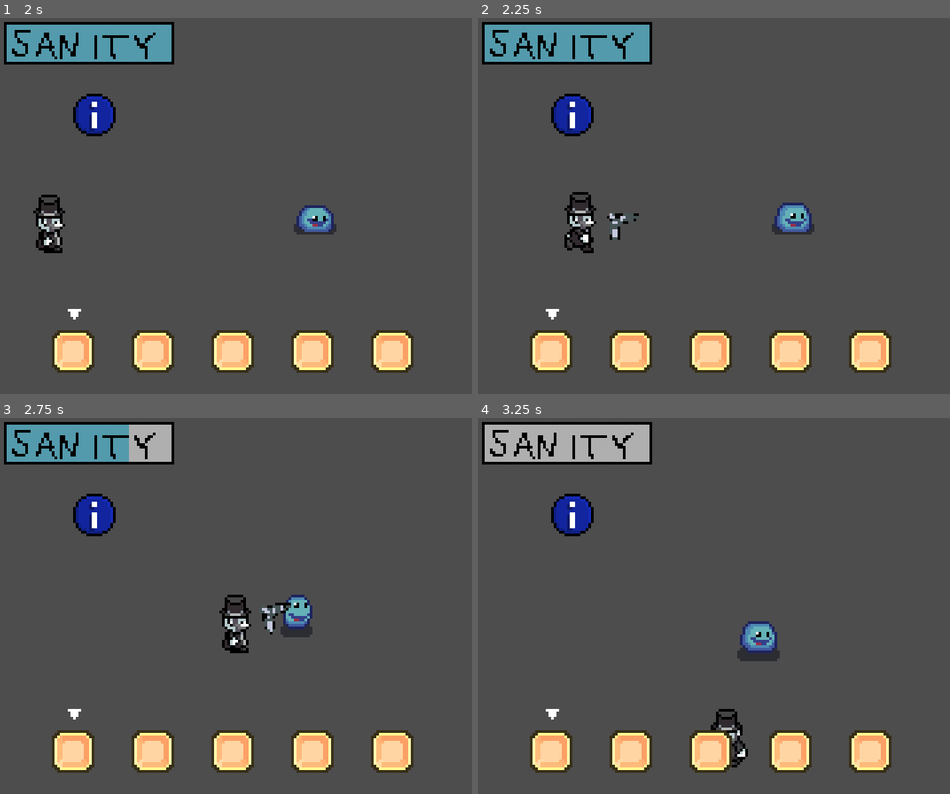
Above: before the commit, frames 1-4 (two rows, left to right).
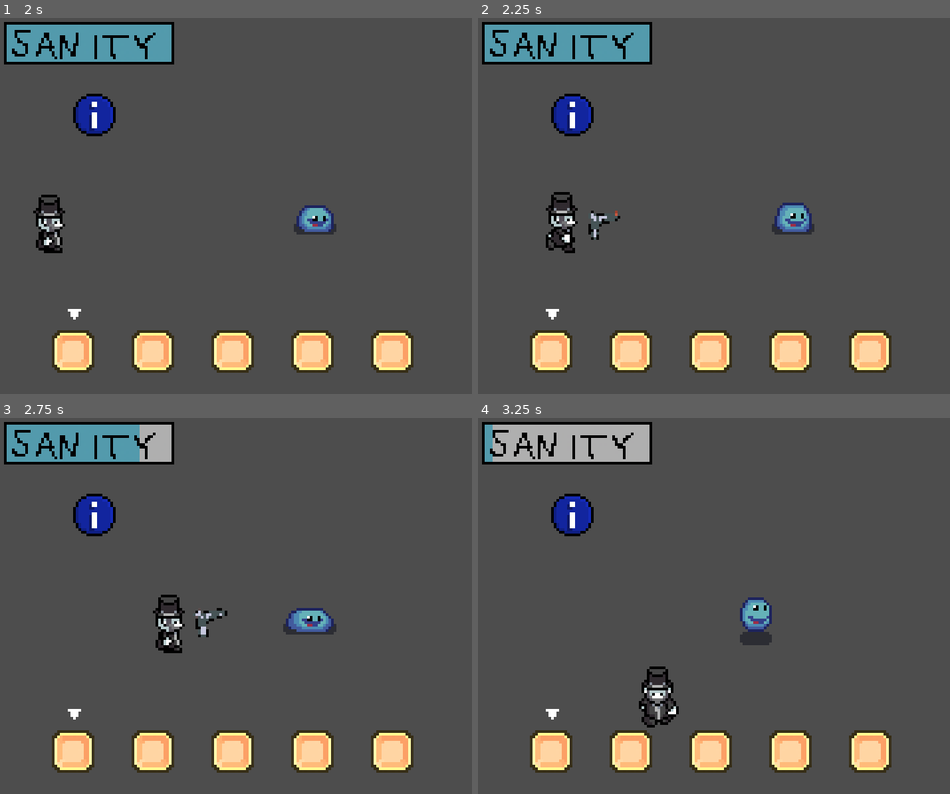
Above: after the commit, the same moments.

Repository: USV-GAM236-SPR24/Smog
Game: Godot game, scene res://scenes/main_menu_ui.tscn
Two runs of this game, one before a commit and one after it. Both use one fixed random seed, a clock stepped at 60 frames per second and the inputs below.
Inputs (mouse positions are in pixels of both pictures, inside the frame that each line leads up to):
- Up to frame 1 (2 s): click "START" at 0.5 s; click (70, 352) at 1.27 s
- Up to frame 2 (2.25 s): tap Enter at 2 s; move the mouse to (817, 183) at 2.02 s; hold D (right) from 2.03 s (still down); hold Right mouse button (shoot_mode) from 2.03 s (still down); click (817, 183) at 2.1 s
- Up to frame 3 (2.75 s): keep holding D (right); keep holding Right mouse button (shoot_mode); tap Space at 2.27 s
- Up to frame 4 (3.25 s): move the mouse to (614, 621) at 2.77 s; release D (right) at 2.78 s; release Right mouse button (shoot_mode) at 2.78 s; hold S (down) from 2.78 s (still down); right-click (614, 621) at 2.85 s; tap Space at 3.02 s; click (614, 621) at 3.05 s

Frame 1 is identical in both runs. In frame 2, 1.4% of the frame differs, in the area x 14-35%, y 46-63%; in frame 3, 2.6%, in the area x 27-72%, y 1-63%; in frame 4, 2.5%.

Commit message:
Refactored Gun and added Axe
Gun removed from being built into Player, now its own scene. Added an Axe to Player, it is built in for now. Code is rough but basic functionality works for the most part. Renamed some functions as well to more accurately describe their functionality. Mouse Button 5 or Right Bumper for Melee. Controller is supported for all actions now including Axe.

Diff:
--- a/Smog/project.godot
+++ b/Smog/project.godot
@@ -145,6 +145,12 @@
 "events": [Object(InputEventJoypadMotion,"resource_local_to_scene":false,"resource_name":"","device":-1,"axis":3,"axis_value":1.0,"script":null)
 ]
 }
+swing={
+"deadzone": 0.5,
+"events": [Object(InputEventMouseButton,"resource_local_to_scene":false,"resource_name":"","device":-1,"window_id":0,"alt_pressed":false,"shift_pressed":false,"ctrl_pressed":false,"meta_pressed":false,"button_mask":256,"position":Vector2(88, 23),"global_position":Vector2(92, 64),"factor":1.0,"button_index":9,"canceled":false,"pressed":true,"double_click":false,"script":null)
+, Object(InputEventJoypadButton,"resource_local_to_scene":false,"resource_name":"","device":-1,"button_index":10,"pressure":0.0,"pressed":true,"script":null)
+]
+}
 
 [layer_names]
 
--- a/Smog/scenes/fodder.tscn
+++ b/Smog/scenes/fodder.tscn
@@ -133,6 +133,7 @@
 radius = 28.0179
 
 [sub_resource type="CircleShape2D" id="CircleShape2D_7sue0"]
+radius = 11.0
 
 [node name="Fodder" type="CharacterBody2D"]
 motion_mode = 1
--- a/Smog/scenes/player.tscn
+++ b/Smog/scenes/player.tscn
@@ -1,8 +1,9 @@
-[gd_scene load_steps=9 format=3 uid="uid://beglrerj5k48"]
+[gd_scene load_steps=18 format=3 uid="uid://beglrerj5k48"]
 
 [ext_resource type="Script" path="res://scripts/player.gd" id="1_n7sla"]
 [ext_resource type="SpriteFrames" uid="uid://d3nvx623kxadr" path="res://art/animations/player/player_spriteframes.tres" id="2_dmvm8"]
 [ext_resource type="PackedScene" uid="uid://b70pj2rlxtaka" path="res://scenes/weapons/gun.tscn" id="3_b7pyv"]
+[ext_resource type="Texture2D" uid="uid://laaykrl2wmun" path="res://art/animations/player/Wilton_Axe_swing_sheet.png" id="4_qikmu"]
 
 [sub_resource type="RectangleShape2D" id="RectangleShape2D_yuupm"]
 size = Vector2(12, 22)
@@ -12,16 +13,118 @@
 
 [sub_resource type="Animation" id="Animation_e8jxc"]
 length = 0.001
+tracks/0/type = "value"
+tracks/0/imported = false
+tracks/0/enabled = true
+tracks/0/path = NodePath("AxeSwingSprite:frame")
+tracks/0/interp = 1
+tracks/0/loop_wrap = true
+tracks/0/keys = {
+"times": PackedFloat32Array(0),
+"transitions": PackedFloat32Array(1),
+"update": 1,
+"values": [0]
+}
 
 [sub_resource type="Animation" id="Animation_hgtkh"]
 resource_name = "muzzle_flash"
 length = 0.5
 
+[sub_resource type="Animation" id="Animation_n61se"]
+resource_name = "swing_down"
+length = 0.4
+tracks/0/type = "value"
+tracks/0/imported = false
+tracks/0/enabled = true
+tracks/0/path = NodePath("AxeSwingSprite:frame")
+tracks/0/interp = 1
+tracks/0/loop_wrap = true
+tracks/0/keys = {
+"times": PackedFloat32Array(0, 0.1, 0.2, 0.3, 0.4),
+"transitions": PackedFloat32Array(1, 1, 1, 1, 1),
+"update": 1,
+"values": [0, 1, 2, 3, 4]
+}
+
+[sub_resource type="Animation" id="Animation_j5a6o"]
+resource_name = "swing_left"
+length = 0.3
+tracks/0/type = "value"
+tracks/0/imported = false
+tracks/0/enabled = true
+tracks/0/path = NodePath("AxeSwingSprite:frame")
+tracks/0/interp = 1
+tracks/0/loop_wrap = true
+tracks/0/keys = {
+"times": PackedFloat32Array(0, 0.1, 0.2, 0.3),
+"transitions": PackedFloat32Array(1, 1, 1, 1),
+"update": 1,
+"values": [18, 17, 16, 15]
+}
+
+[sub_resource type="Animation" id="Animation_bftjl"]
+resource_name = "swing_right"
+length = 0.3
+tracks/0/type = "value"
+tracks/0/imported = false
+tracks/0/enabled = true
+tracks/0/path = NodePath("AxeSwingSprite:frame")
+tracks/0/interp = 1
+tracks/0/loop_wrap = true
+tracks/0/keys = {
+"times": PackedFloat32Array(0, 0.1, 0.2, 0.3),
+"transitions": PackedFloat32Array(1, 1, 1, 1),
+"update": 1,
+"values": [5, 6, 7, 8]
+}
+
+[sub_resource type="Animation" id="Animation_hnevs"]
+resource_name = "swing_up"
+length = 0.4
+tracks/0/type = "value"
+tracks/0/imported = false
+tracks/0/enabled = true
+tracks/0/path = NodePath("AxeSwingSprite:frame")
+tracks/0/interp = 1
+tracks/0/loop_wrap = true
+tracks/0/keys = {
+"times": PackedFloat32Array(0, 0.1, 0.2, 0.3, 0.4),
+"transitions": PackedFloat32Array(1, 1, 1, 1, 1),
+"update": 1,
+"values": [14, 13, 12, 11, 10]
+}
+tracks/1/type = "value"
+tracks/1/imported = false
+tracks/1/enabled = true
+tracks/1/path = NodePath("AxeSwingSprite:frame")
+tracks/1/interp = 1
+tracks/1/loop_wrap = true
+tracks/1/keys = {
+"times": PackedFloat32Array(),
+"transitions": PackedFloat32Array(),
+"update": 1,
+"values": []
+}
+
 [sub_resource type="AnimationLibrary" id="AnimationLibrary_8v237"]
 _data = {
 "RESET": SubResource("Animation_e8jxc"),
-"muzzle_flash": SubResource("Animation_hgtkh")
-}
+"muzzle_flash": SubResource("Animation_hgtkh"),
+"swing_down": SubResource("Animation_n61se"),
+"swing_left": SubResource("Animation_j5a6o"),
+"swing_right": SubResource("Animation_bftjl"),
+"swing_up": SubResource("Animation_hnevs")
+}
+
+[sub_resource type="CapsuleShape2D" id="CapsuleShape2D_shik0"]
+
+[sub_resource type="CapsuleShape2D" id="CapsuleShape2D_nwf81"]
+
+[sub_resource type="RectangleShape2D" id="RectangleShape2D_ruye0"]
+size = Vector2(24, 14)
+
+[sub_resource type="RectangleShape2D" id="RectangleShape2D_sv6qa"]
+size = Vector2(24.5, 13)
 
 [node name="Player" type="CharacterBody2D"]
 position = Vector2(150, 209)
@@ -65,7 +168,7 @@
 
 [node name="AnimatedSprite2D" type="AnimatedSprite2D" parent="."]
 sprite_frames = ExtResource("2_dmvm8")
-animation = &"idle_right"
+animation = &"walking_up"
 speed_scale = 3.0
 
 [node name="AnimationPlayer" type="AnimationPlayer" parent="."]
@@ -77,3 +180,44 @@
 [node name="Gun" parent="." instance=ExtResource("3_b7pyv")]
 unique_name_in_owner = true
 rotation = -0.0407208
+
+[node name="AxeSwingSprite" type="Sprite2D" parent="."]
+visible = false
+position = Vector2(3, 3)
+scale = Vector2(0.1, 0.1)
+texture = ExtResource("4_qikmu")
+hframes = 5
+vframes = 4
+
+[node name="SwingCollisions" type="Node2D" parent="."]
+
+[node name="right_swing_collision" type="Area2D" parent="SwingCollisions"]
+
+[node name="CollisionShape2D" type="CollisionShape2D" parent="SwingCollisions/right_swing_collision"]
+position = Vector2(15, 0)
+shape = SubResource("CapsuleShape2D_shik0")
+
+[node name="left_swing_collision" type="Area2D" parent="SwingCollisions"]
+position = Vector2(-25, -3)
+disable_mode = 2
+
+[node name="CollisionShape2D" type="CollisionShape2D" parent="SwingCollisions/left_swing_collision"]
+position = Vector2(9, 3)
+shape = SubResource("CapsuleShape2D_nwf81")
+
+[node name="down_swing_collision" type="Area2D" parent="SwingCollisions"]
+position = Vector2(-13, 18)
+disable_mode = 2
+
+[node name="CollisionShape2D" type="CollisionShape2D" parent="SwingCollisions/down_swing_collision"]
+position = Vector2(13, -4)
+shape = SubResource("RectangleShape2D_ruye0")
+
+[node name="up_swing_collision" type="Area2D" parent="SwingCollisions"]
+disable_mode = 2
+
+[node name="CollisionShape2D" type="CollisionShape2D" parent="SwingCollisions/up_swing_collision"]
+position = Vector2(0, -15)
+shape = SubResource("RectangleShape2D_sv6qa")
+
+[connection signal="area_entered" from="SwingCollisions/right_swing_collision" to="." method="_on_right_swing_collision_area_entered"]
--- a/Smog/scenes/weapons/gun.tscn
+++ b/Smog/scenes/weapons/gun.tscn
@@ -1,7 +1,45 @@
-[gd_scene load_steps=3 format=3 uid="uid://b70pj2rlxtaka"]
+[gd_scene load_steps=7 format=3 uid="uid://b70pj2rlxtaka"]
 
 [ext_resource type="Script" path="res://scripts/weapon/gun.gd" id="1_57fuw"]
 [ext_resource type="Texture2D" uid="uid://2wv41dpry108" path="res://art/temp/gun.png" id="1_cdhkv"]
+[ext_resource type="Texture2D" uid="uid://b7vafg4nkok82" path="res://art/temp/muzzle_flash.png" id="3_70nww"]
+
+[sub_resource type="Animation" id="Animation_h7ukl"]
+length = 0.001
+tracks/0/type = "value"
+tracks/0/imported = false
+tracks/0/enabled = true
+tracks/0/path = NodePath("Marker2D/GunSprite/muzzle/Muzzle:frame")
+tracks/0/interp = 1
+tracks/0/loop_wrap = true
+tracks/0/keys = {
+"times": PackedFloat32Array(0),
+"transitions": PackedFloat32Array(1),
+"update": 1,
+"values": [0]
+}
+
+[sub_resource type="Animation" id="Animation_0lkig"]
+resource_name = "muzzle_flash"
+length = 0.6
+tracks/0/type = "value"
+tracks/0/imported = false
+tracks/0/enabled = true
+tracks/0/path = NodePath("Marker2D/GunSprite/muzzle/Muzzle:frame")
+tracks/0/interp = 1
+tracks/0/loop_wrap = true
+tracks/0/keys = {
+"times": PackedFloat32Array(0, 0.1, 0.2, 0.3, 0.4, 0.5),
+"transitions": PackedFloat32Array(1, 1, 1, 1, 1, 1),
+"update": 1,
+"values": [0, 1, 2, 3, 4, 5]
+}
+
+[sub_resource type="AnimationLibrary" id="AnimationLibrary_ik7qi"]
+_data = {
+"RESET": SubResource("Animation_h7ukl"),
+"muzzle_flash": SubResource("Animation_0lkig")
+}
 
 [node name="Gun" type="Node2D"]
 script = ExtResource("1_57fuw")
@@ -16,5 +54,19 @@
 scale = Vector2(0.0816051, 0.0816051)
 texture = ExtResource("1_cdhkv")
 
+[node name="muzzle" type="Marker2D" parent="Marker2D/GunSprite"]
+position = Vector2(73.765, -61.7457)
+
+[node name="Muzzle" type="Sprite2D" parent="Marker2D/GunSprite/muzzle"]
+visible = false
+texture = ExtResource("3_70nww")
+hframes = 6
+
 [node name="RayCast2D" type="RayCast2D" parent="."]
 target_position = Vector2(67, 0)
+
+[node name="AnimationPlayer" type="AnimationPlayer" parent="."]
+unique_name_in_owner = true
+libraries = {
+"": SubResource("AnimationLibrary_ik7qi")
+}
--- a/Smog/scripts/Enemy.gd
+++ b/Smog/scripts/Enemy.gd
@@ -11,6 +11,6 @@
 		die()
 
 
-func _on_shoot():
+func _on_hit():
 	print('enemy hit!')
 	health -= 1
--- a/Smog/scripts/fodder.gd
+++ b/Smog/scripts/fodder.gd
@@ -53,12 +53,12 @@
 		drain_tick_progress = drain_tick_rate
 
 
-func _on_shoot():
+func _on_hit():
 	await get_tree().create_timer(0.3).timeout
 	$AnimatedSprite2D.self_modulate = Color.RED
-	await get_tree().create_timer(0.3).timeout
+	await get_tree().create_timer(0.5).timeout
 	$AnimatedSprite2D.self_modulate = Color.WHITE
-	super._on_shoot()
+	super._on_hit()
 
 
 func die():
--- a/Smog/scripts/player.gd
+++ b/Smog/scripts/player.gd
@@ -5,6 +5,10 @@
 var last_direction: Vector2 = Vector2.RIGHT
 var shoot_range = 500
 var aim_dir
+
+var has_axe: bool = true
+var swinging_axe: bool = false
+var input_direction: Vector2
 
 @export var player_acceleraction : float = 10
 
@@ -16,7 +20,7 @@
 	$"Interaction Components/InteractionArea".area_entered.connect(_on_interaction_area_area_entered)
 	$"Interaction Components/InteractionArea".area_exited.connect(_on_interaction_area_area_exited)
 	Sanity.sanity_empty.connect(die)
-	speed = 100
+	speed = 65
 
 
 func _ready():
@@ -27,17 +31,20 @@
 func _process(_delta):
 	if Input.is_action_just_pressed("interact"):
 		execute_interaction()
+	if Input.is_action_just_pressed("swing"):
+		_swing()
 
 
 func _physics_process(_delta):
-	#get input direction
-	var input_direction = Input.get_vector("left", "right", "up", "down")
+	#get input direction.... NO DIAGONAL MOVEMENT
+	input_direction = _round_to_direction(Input.get_vector("left", "right", "up", "down"))
 
 	#udatpe animation
 	update_animation(input_direction)
 
 	#update velocity
 	velocity = input_direction * speed
+
 	#Move and Slide
 	move_and_slide()
 
@@ -48,7 +55,7 @@
 	if move_input == Vector2.ZERO:
 		match last_direction:
 			Vector2.RIGHT:
-				$AnimatedSprite2D.play("idle_right")
+					$AnimatedSprite2D.play("idle_right")
 			Vector2.LEFT:
 				$AnimatedSprite2D.flip_h = true
 				$AnimatedSprite2D.play("idle_right")
@@ -103,3 +110,95 @@
 		return
 	all_interactions.erase(area)
 	update_interactions()
+
+func _round_to_direction(input_vector: Vector2) -> Vector2:
+	var direction = input_vector.normalized()
+	var dominant_axis = "x" if abs(direction.x) >= abs(direction.y) else "y"
+
+	var rounded_vector = Vector2.ZERO
+	rounded_vector[dominant_axis] = sign(direction[dominant_axis])
+
+	return rounded_vector
+
+func _swing() -> void:
+	if %Gun.shoot_mode or swinging_axe:
+		return
+
+	swinging_axe = true
+
+	$AxeSwingSprite.visible = true
+	$AnimatedSprite2D.visible = false
+
+	await get_tree().create_timer(0.2).timeout
+
+	if has_axe:
+		_do_swing_anim(input_direction)
+
+	await get_tree().create_timer(0.5).timeout
+
+	$AnimatedSprite2D.visible = true
+	$AxeSwingSprite.visible = false
+
+	swinging_axe = false
+
+#no one look at this
+func _do_swing_anim(input_direction: Vector2):
+		match input_direction:
+			Vector2.RIGHT:
+				%AnimationPlayer.play("swing_right")
+				var bodies: Array = $SwingCollisions/right_swing_collision.get_overlapping_bodies()
+				for body in bodies:
+					if body is Enemy:
+						print('hitting')
+						body._on_hit()
+			Vector2.LEFT:
+				%AnimationPlayer.play("swing_left")
+				var bodies: Array = $SwingCollisions/left_swing_collision.get_overlapping_bodies()
+				for body in bodies:
+					if body is Enemy:
+						print('hitting')
+						body._on_hit()
+			Vector2.UP:
+				%AnimationPlayer.play("swing_up")
+				var bodies: Array = $SwingCollisions/up_swing_collision.get_overlapping_bodies()
+				for body in bodies:
+					if body is Enemy:
+						print('hitting')
+						body._on_hit()
+			Vector2.DOWN:
+				%AnimationPlayer.play("swing_down")
+				var bodies: Array = $SwingCollisions/down_swing_collision.get_overlapping_bodies()
+				for body in bodies:
+					if body is Enemy:
+						print('hitting')
+						body._on_hit()
+			Vector2.ZERO:
+				match last_direction:
+							Vector2.RIGHT:
+								%AnimationPlayer.play("swing_right")
+								var bodies: Array = $SwingCollisions/right_swing_collision.get_overlapping_bodies()
+								for body in bodies:
+									if body is Enemy:
+										print('hitting')
+										body._on_hit()
+							Vector2.LEFT:
+								%AnimationPlayer.play("swing_left")
+								var bodies: Array = $SwingCollisions/left_swing_collision.get_overlapping_bodies()
+								for body in bodies:
+									if body is Enemy:
+										print('hitting')
+										body._on_hit()
+							Vector2.UP:
+								%AnimationPlayer.play("swing_up")
+								var bodies: Array = $SwingCollisions/up_swing_collision.get_overlapping_bodies()
+								for body in bodies:
+									if body is Enemy:
+										print('hitting')
+										body._on_hit()
+							Vector2.DOWN:
+								%AnimationPlayer.play("swing_down")
+								var bodies: Array = $SwingCollisions/down_swing_collision.get_overlapping_bodies()
+								for body in bodies:
+									if body is Enemy:
+										print('hitting')
+										body._on_hit()
--- a/Smog/scripts/weapon/gun.gd
+++ b/Smog/scripts/weapon/gun.gd
@@ -1,5 +1,6 @@
 extends Weapon
 
+@onready var player: CharacterBody2D = get_parent()
 
 var aim_direction: Vector2 = Vector2.ZERO
 var gun_range: float = 250
@@ -11,7 +12,7 @@
 
 func _input(event) -> void:
 
-	if Input.is_action_pressed("shoot_mode"):
+	if Input.is_action_pressed("shoot_mode") and not player.swinging_axe:
 		shoot_mode = true
 	else:
 		shoot_mode = false
@@ -42,11 +43,11 @@
 	$RayCast2D.target_position = endpoint
 
 
-	if Input.is_action_just_pressed("shoot"):
+	if Input.is_action_just_pressed("shoot") and shoot_mode:
 		_shoot()
 
 
-	if _on_left():
+	if self.global_position.x - $Marker2D/GunSprite.global_position.x > 0:
 		if unflipped:
 			$Marker2D/GunSprite.scale *= Vector2(1, -1)
 			unflipped = false
@@ -57,11 +58,14 @@
 
 
 func _shoot() -> void:
+	%AnimationPlayer.play("muzzle_flash")
+	$Marker2D/GunSprite/muzzle/Muzzle.visible = true
+
 	if $RayCast2D.is_colliding():
 		var collider = $RayCast2D.get_collider()
 		if collider is Enemy:
-			collider._on_shoot()
+			collider._on_hit()
 
-
-func _on_left() -> bool:
-	return self.global_position.x - $Marker2D/GunSprite.global_position.x > 0
+	await get_tree().create_timer(0.5).timeout
+	$Marker2D/GunSprite/muzzle/Muzzle.visible = false
+	return
Binary file added: Smog/art/animations/player/Wilton_Axe_swing_sheet.png
Not shown, added: Smog/art/animations/player/Wilton_Axe_swing_sheet.png.import
